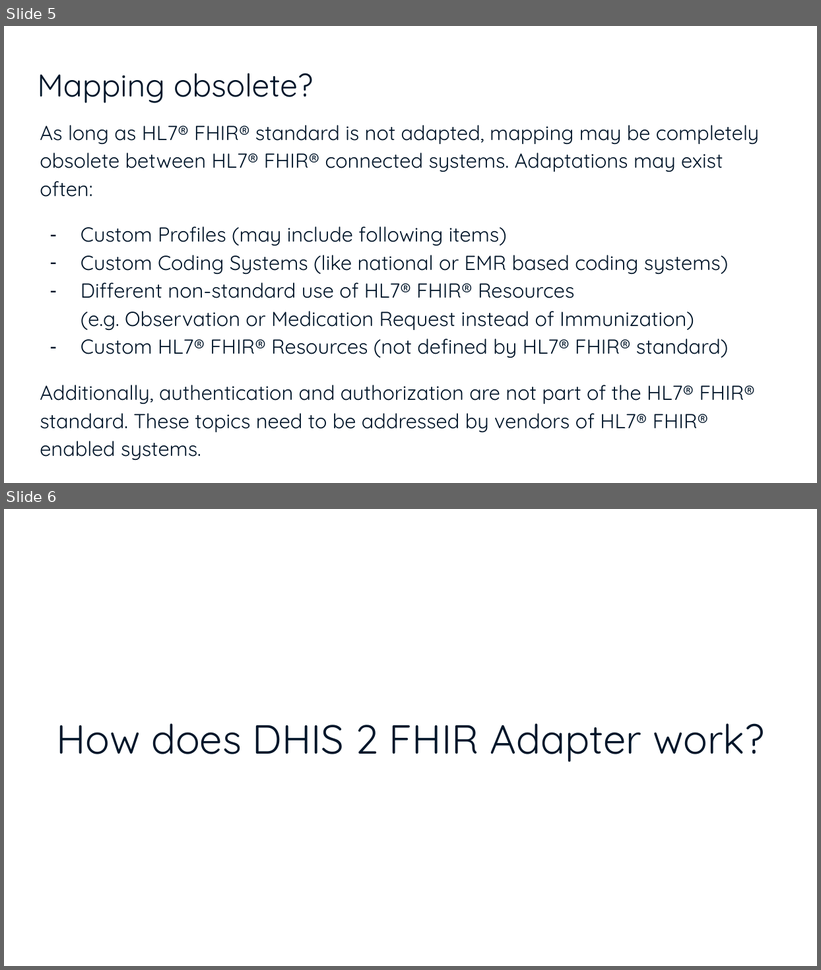
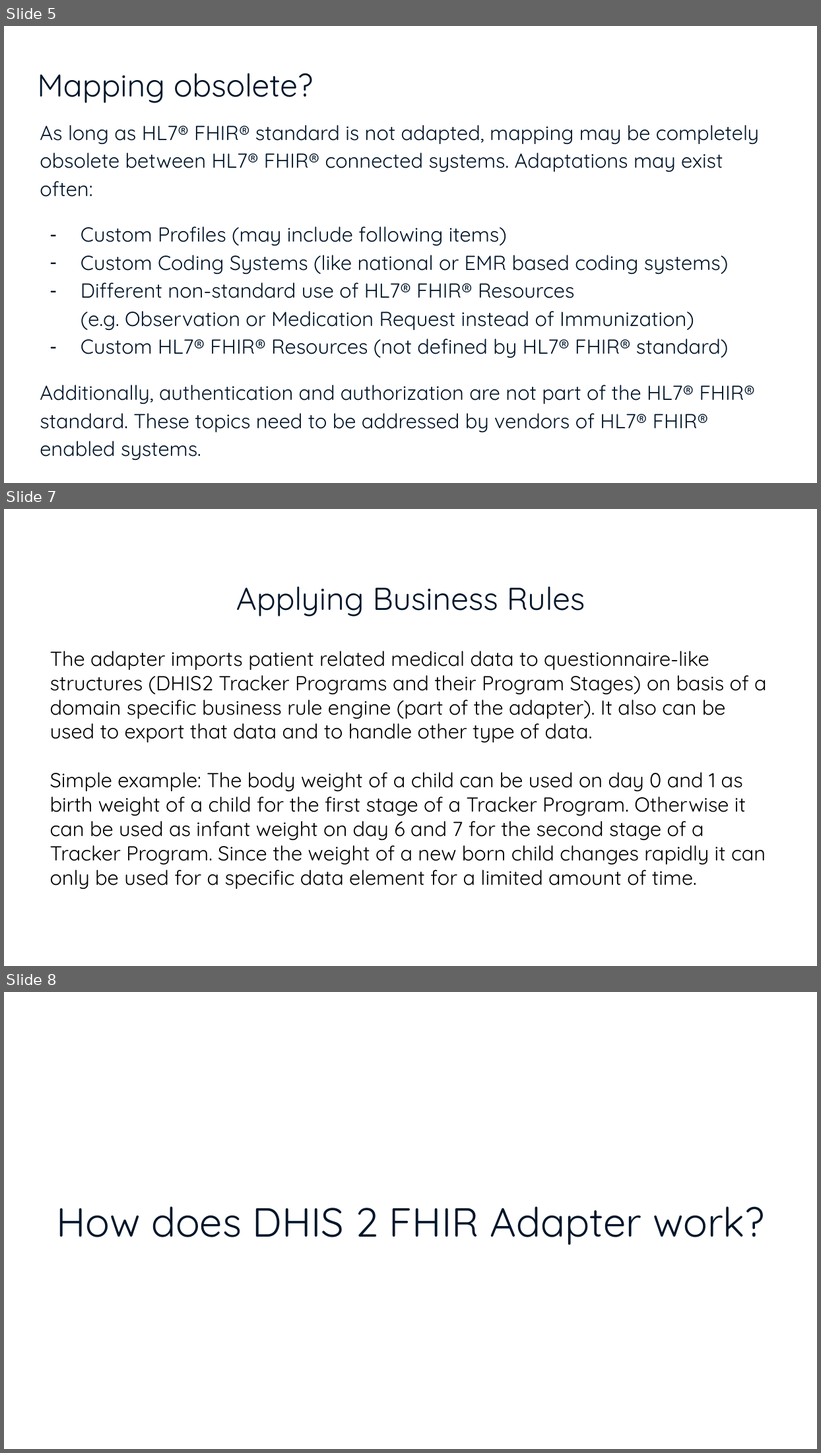
Before and after one commit to dhis2/dhis2-fhir-adapter, a slide deck: docs/DHIS_2_FHIR_Adapter_-_An_Overview.pptx. Shown one above the other, each under a label of ours: slides 5 and 6 before the commit, slides 5, 7 and 8 after it; the slides between them are not shown. The pictures are 821x970 and 821x1453 pixels, drawn with LibreOffice and Linux fonts; fonts in the diff are those of the drawing; background and template pictures are left out. Boxes give left, top, right and bottom in pixels: in the first picture for what was removed or moved away, otherwise in the second. Text is boxed around its words. In the diff, an @@ line names an element or a change of style, - is before the commit and + after.

```diff
--- a/docs/DHIS_2_FHIR_Adapter_-_An_Overview.pptx
+++ b/docs/DHIS_2_FHIR_Adapter_-_An_Overview.pptx
@@ slide 7 added at [4,509,817,966], background #FFFFFF @@
@@ title added at [236,586,585,617], 28 pt, text #011529 @@
+Applying Business Rules
@@ text added at [50,651,767,889], 18 pt, text #000000 @@
+The adapter imports patient related medical data to questionnaire-like structures (DHIS2 Tracker Programs and their Program Stages) on basis of a domain specific business rule engine (part of the adapter). It also can be used to export that data and to handle other type of data.
+Simple example: The body weight of a child can be used on day 0 and 1 as birth weight of a child for the first stage of a Tracker Program. Otherwise it can be used as infant weight on day 6 and 7 for the second stage of a Tracker Program. Since the weight of a new born child changes rapidly it can only be used for a specific data element for a limited amount of time.
@@ what was slide 6 is now slide 8 @@
```
Also in this commit, not shown: 1 slide changed, 1 other slide added.
